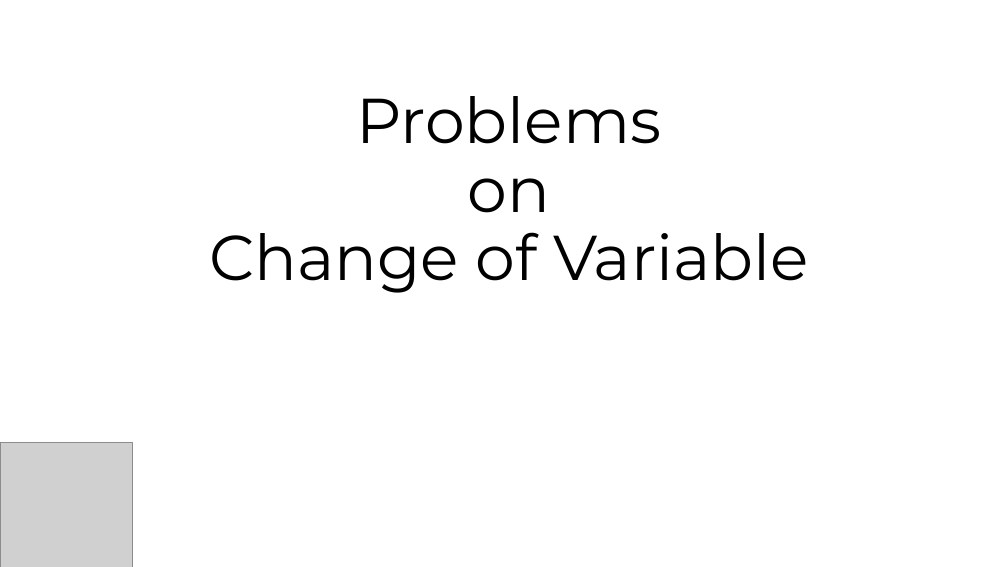
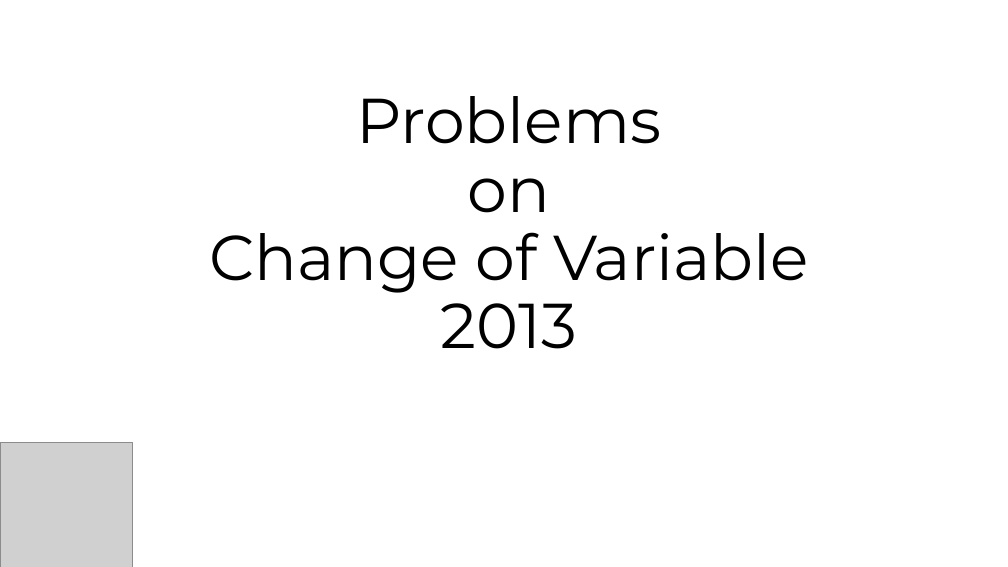
Before and after one commit to jinmang2/probability, a slide deck: slide 1 of 변수변환 임용고시 2013.pptx. Drawn at 1008x567 pixels with LibreOffice and Linux fonts; fonts in the diff are those of the drawing; grey boxes stand for pictures. Boxes give left, top, right and bottom in pixels: in the first picture for what was removed or moved away, otherwise in the second. Text is boxed around its words. In the diff, an @@ line names an element or a change of style, - is before the commit and + after.

Commit message:
update link

```diff
--- a/변수변환 임용고시 2013.pptx
+++ b/변수변환 임용고시 2013.pptx
@@ title at (x1=209, y1=96, x2=808, y2=349): text changed @@
-Problems
-on
-Change of Variable
+Problems
+on
+Change of Variable
+2013
```
